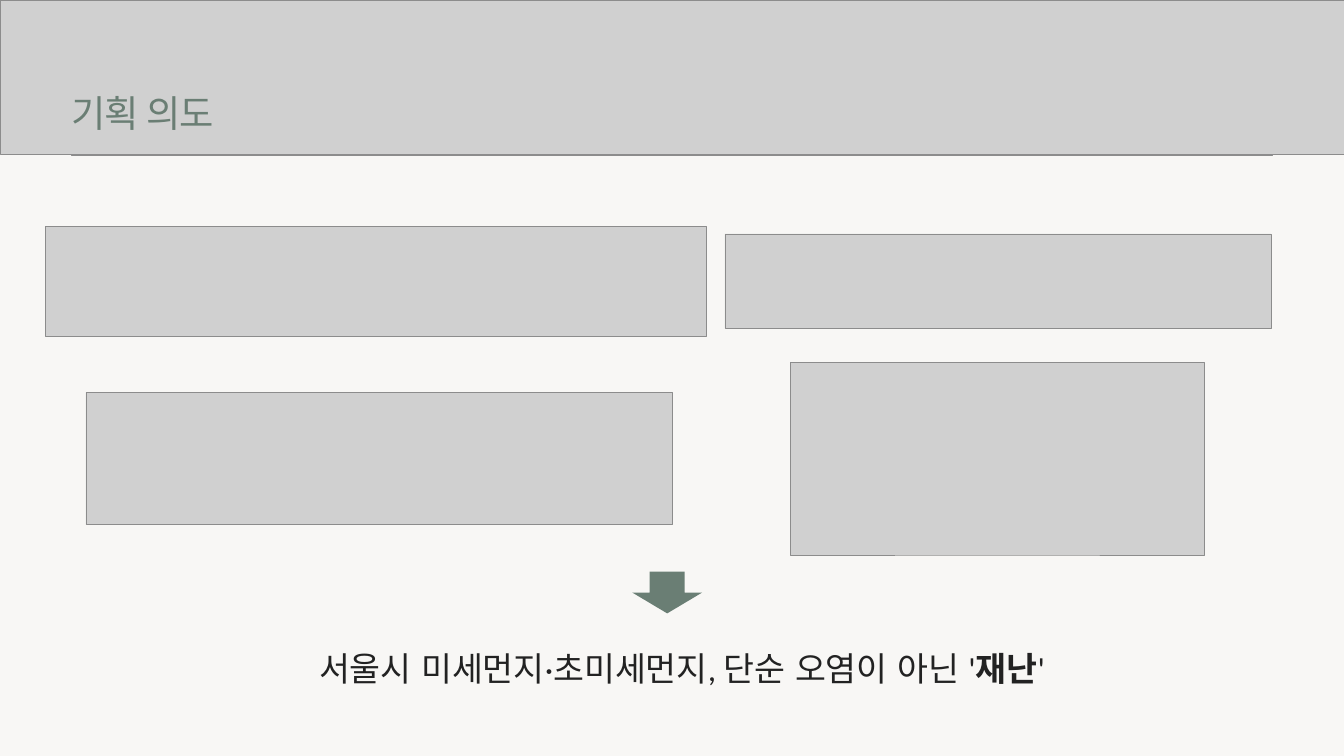
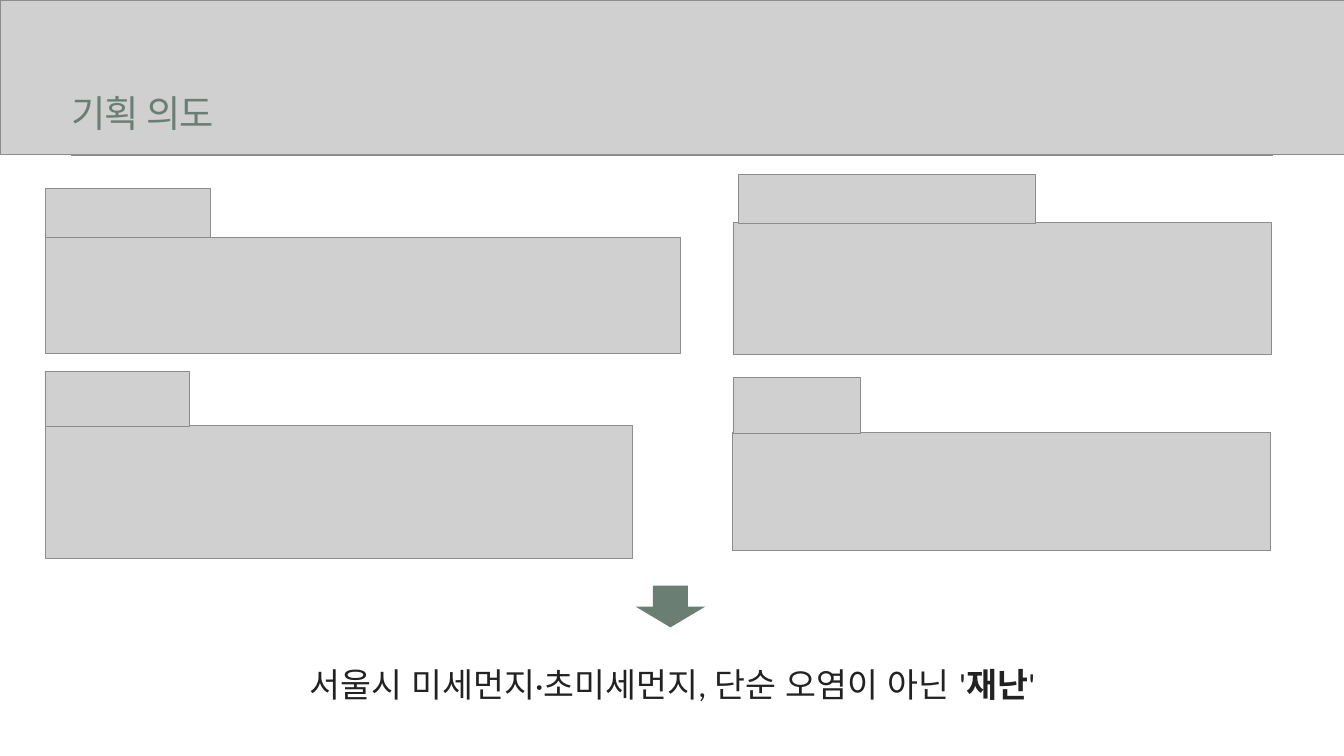
Before and after one commit to ahnjh97/JeongHyunAhn-AI-Project, a slide deck: slide 2 of 1차 Project(Flask,머신러닝)/1. 기획서.pptx. Drawn at 1344x756 pixels with LibreOffice and Linux fonts; fonts in the diff are those of the drawing; grey boxes stand for pictures. Boxes give left, top, right and bottom in pixels: in the first picture for what was removed or moved away, otherwise in the second. Text is boxed around its words. In the diff, an @@ line names an element or a change of style, - is before the commit and + after.

```diff
--- a/1차 Project(Flask,머신러닝)/1. 기획서.pptx
+++ b/1차 Project(Flask,머신러닝)/1. 기획서.pptx
@@ background #F8F7F5 to #FFFFFF @@
@@ picture added at bbox=[738, 175, 1036, 223] @@
@@ picture added at bbox=[45, 188, 211, 237] @@
@@ picture: place and size @@
-picture at bbox=[45, 226, 707, 336]
+picture at bbox=[45, 237, 680, 353]
@@ picture: place and size @@
-picture at bbox=[725, 234, 1270, 329]
+picture at bbox=[733, 222, 1271, 354]
@@ picture added at bbox=[45, 371, 189, 427] @@
@@ picture added at bbox=[733, 377, 860, 433] @@
@@ picture: place and size @@
-picture at bbox=[86, 393, 672, 525]
+picture at bbox=[45, 426, 631, 558]
@@ picture: place and size @@
-picture at bbox=[790, 362, 1204, 555]
+picture at bbox=[732, 432, 1270, 551]
@@ down arrow: place and size @@
-down arrow at bbox=[632, 571, 702, 613]
+down arrow at bbox=[635, 586, 706, 627]
@@ text "서울시 미세먼지·초미세먼지, 단순 오염이 아닌 ...": place and size @@
-text "서울시 미세먼지·초미세먼지, 단순 오염이 아닌 ..." at bbox=[319, 653, 1045, 685]
+text "서울시 미세먼지·초미세먼지, 단순 오염이 아닌 ..." at bbox=[309, 669, 1036, 701]
```
Also in this commit, not shown: 5 other slides changed, 6 other files.
